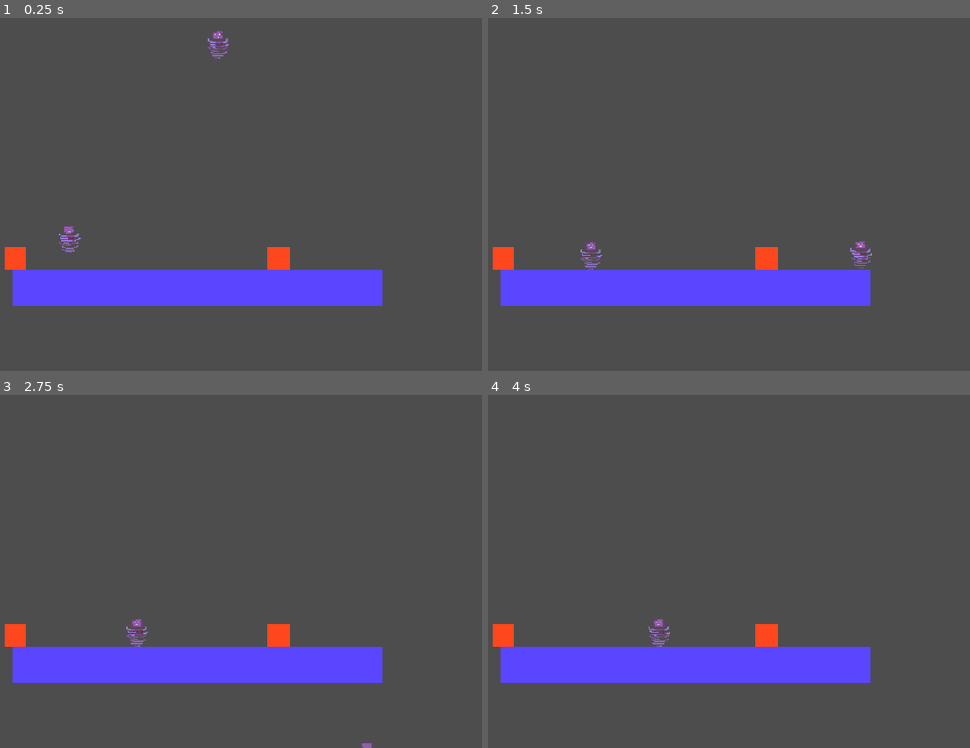
Above: before the commit, frames 1-4 (two rows, left to right).
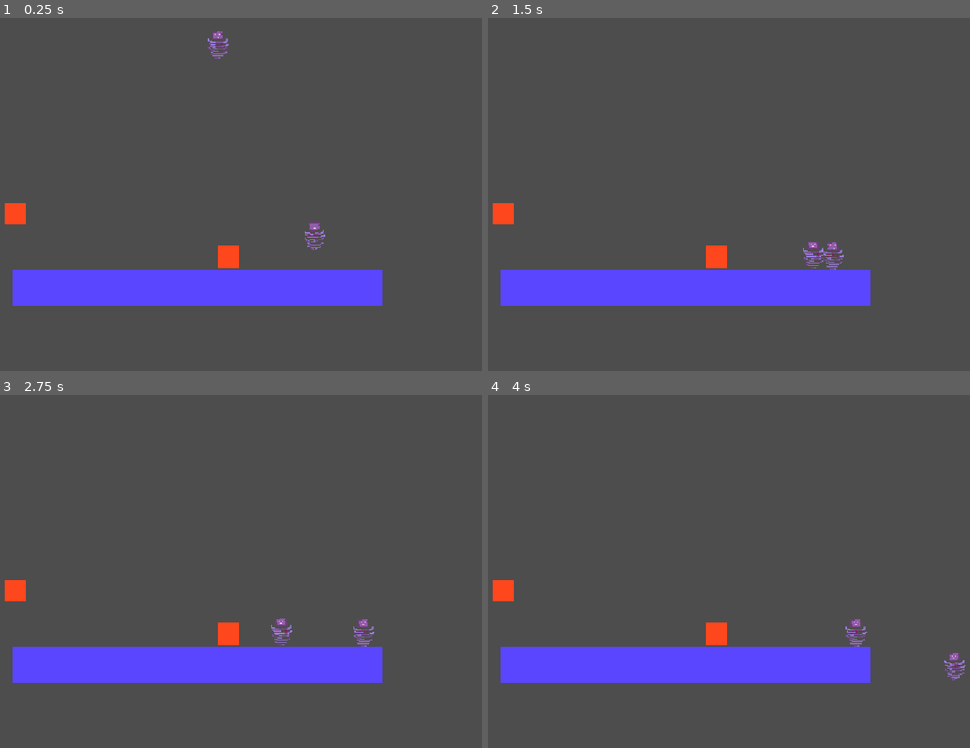
Above: after the commit, the same moments.

Repository: magmamammoth/gamejam1000
Game: Godot game, scene res://scenes/testscene.tscn
The game is run twice, just before and just after one commit, with the same random seed, the same clock (stepped at 60 frames per second) and the same inputs. The project has no main scene, so this scene is started directly.
Inputs (mouse positions are in pixels of both pictures, inside the frame that each line leads up to):
- Up to frame 1 (0.25 s): no input
- Up to frame 2 (1.5 s): tap Enter (ui_accept) at 0.5, 0.77 s; move the mouse to (806, 176) at 0.52 s; hold Right (ui_right) from 0.53 s (still down); tap Alt at 0.6 s; click (806, 176) at 0.67 s; move the mouse to (545, 212) at 1.27 s; tap Shift at 1.35 s
- Up to frame 3 (2.75 s): tap Enter (ui_accept) at 1.52 s; move the mouse to (245, 493) at 2.02 s; release Right (ui_right) at 2.03 s; hold Left (ui_left) from 2.03 s (still down); tap Alt at 2.1 s
- Up to frame 4 (4 s): move the mouse to (637, 642) at 2.77 s; release Left (ui_left) at 2.78 s; hold Right (ui_right) from 2.78 s (still down); tap Shift at 2.85 s; click (637, 642) at 2.92 s; tap Enter (ui_accept) at 3.02, 3.77 s; move the mouse to (859, 624) at 3.52 s; tap Alt at 3.6 s

The runs differ from the first frame. In frame 1, 1.5% of the frame differs, in the area x 0-68%, y 52-72%; in frame 2, 1.8%, in the area x 0-80%, y 52-72%; in frame 3, 1.5%; in frame 4, 1.6%.

Commit message:
not falling off edge during patrlling

Diff:
--- /dev/null
+++ b/scenes/testplayer.tscn
@@ -0,0 +1,19 @@
+[gd_scene format=3 uid="uid://fk8v0yukssjm"]
+
+[ext_resource type="Script" uid="uid://csy1q25s18lqb" path="res://scripts/testplayer.gd" id="1_8girc"]
+[ext_resource type="Texture2D" uid="uid://bsi2y7u3vmer5" path="res://assests/stationary.png" id="2_s0ugw"]
+
+[sub_resource type="RectangleShape2D" id="RectangleShape2D_56af7"]
+size = Vector2(39, 53)
+
+[node name="testplayer" type="CharacterBody2D" unique_id=2049056267]
+collision_layer = 3
+collision_mask = 3
+script = ExtResource("1_8girc")
+
+[node name="Sprite2D" type="Sprite2D" parent="." unique_id=2094129133]
+texture = ExtResource("2_s0ugw")
+
+[node name="CollisionShape2D" type="CollisionShape2D" parent="." unique_id=1644966743]
+position = Vector2(-1.5, 4.5)
+shape = SubResource("RectangleShape2D_56af7")
--- a/scenes/testscene.tscn
+++ b/scenes/testscene.tscn
@@ -1,17 +1,13 @@
 [gd_scene format=3 uid="uid://350x800b0ivm"]
 
 [ext_resource type="PackedScene" uid="uid://de0c85rcylfnt" path="res://scenes/windguy.tscn" id="1_7y2xs"]
-[ext_resource type="Script" uid="uid://csy1q25s18lqb" path="res://scripts/testplayer.gd" id="2_65iv0"]
-[ext_resource type="Texture2D" uid="uid://bsi2y7u3vmer5" path="res://assests/stationary.png" id="2_r32pp"]
+[ext_resource type="PackedScene" uid="uid://fk8v0yukssjm" path="res://scenes/testplayer.tscn" id="1_r32pp"]
 
 [sub_resource type="RectangleShape2D" id="RectangleShape2D_sghoa"]
 size = Vector2(677, 66)
 
 [sub_resource type="RectangleShape2D" id="RectangleShape2D_mfoqr"]
 size = Vector2(39, 37.5)
-
-[sub_resource type="RectangleShape2D" id="RectangleShape2D_56af7"]
-size = Vector2(39, 53)
 
 [node name="testscene" type="Node2D" unique_id=1440904098]
 
@@ -32,7 +28,7 @@
 shape = SubResource("RectangleShape2D_sghoa")
 
 [node name="StaticBody2D2" type="StaticBody2D" parent="floor" unique_id=487992215]
-position = Vector2(734, 421)
+position = Vector2(642, 419)
 
 [node name="CollisionShape2D" type="CollisionShape2D" parent="floor/StaticBody2D2" unique_id=1890105333]
 position = Vector2(20.5, 21.25)
@@ -42,9 +38,10 @@
 offset_right = 40.0
 offset_bottom = 40.0
 color = Color(1, 0.2784314, 0.11372549, 1)
+metadata/_edit_use_anchors_ = true
 
 [node name="StaticBody2D3" type="StaticBody2D" parent="floor" unique_id=634119141]
-position = Vector2(250, 421)
+position = Vector2(250, 339)
 
 [node name="CollisionShape2D" type="CollisionShape2D" parent="floor/StaticBody2D3" unique_id=1236582546]
 position = Vector2(20.5, 21.25)
@@ -55,18 +52,8 @@
 offset_bottom = 40.0
 color = Color(1, 0.2784314, 0.11372549, 1)
 
-[node name="testplayer" type="CharacterBody2D" parent="." unique_id=1518127163]
+[node name="testplayer" parent="." unique_id=2049056267 instance=ExtResource("1_r32pp")]
 position = Vector2(643, 15)
-collision_layer = 3
-collision_mask = 3
-script = ExtResource("2_65iv0")
-
-[node name="Sprite2D" type="Sprite2D" parent="testplayer" unique_id=1627782368]
-texture = ExtResource("2_r32pp")
-
-[node name="CollisionShape2D" type="CollisionShape2D" parent="testplayer" unique_id=1517131018]
-position = Vector2(-1.5, 4.5)
-shape = SubResource("RectangleShape2D_56af7")
 
 [node name="windguy" parent="." unique_id=1629842383 instance=ExtResource("1_7y2xs")]
-position = Vector2(357, 372)
+position = Vector2(820, 366)
--- a/scenes/windguy.tscn
+++ b/scenes/windguy.tscn
@@ -41,4 +41,9 @@
 position = Vector2(-1, 4.5)
 shape = SubResource("RectangleShape2D_sghoa")
 
+[node name="RayCast2D" type="RayCast2D" parent="." unique_id=131062691]
+position = Vector2(18, 17)
+target_position = Vector2(0, 17)
+collision_mask = 3
+
 [connection signal="body_entered" from="Area2D" to="." method="_on_area_2d_body_entered"]
--- a/scripts/windguy.gd
+++ b/scripts/windguy.gd
@@ -9,6 +9,7 @@
 	move_guy()
 	move_and_slide()
 	reverse_direction()
+	edge_space()
 
 func add_gravity(delta):
 	if not is_on_floor():
@@ -20,10 +21,16 @@
 func reverse_direction():
 	if is_on_wall():
 		direction = -direction
+		$RayCast2D.position.x *= -1
 
 
+func edge_space():
+	if not $RayCast2D.is_colliding():
+		direction = -direction
+		$RayCast2D.position.x *= -1
+
 func _on_area_2d_body_entered(body: Node2D) -> void:
-	print("ok soooo")
+	print("sooo okk")
 	if (body.name == "testplayer"):
 		print("heyyy")
 		var y_delta = position.y - body.position.y
